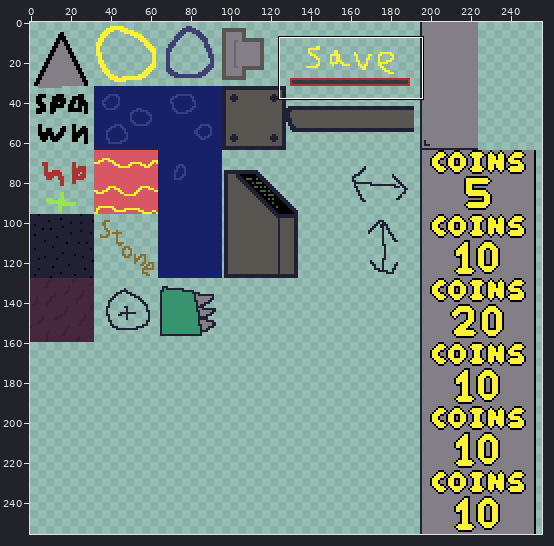
Edited in one commit: sprite sheet (web/public/assets/images/main_tiles.png). Above, an overview of the earlier version with the close-up marked.
Close-up. First the earlier version:
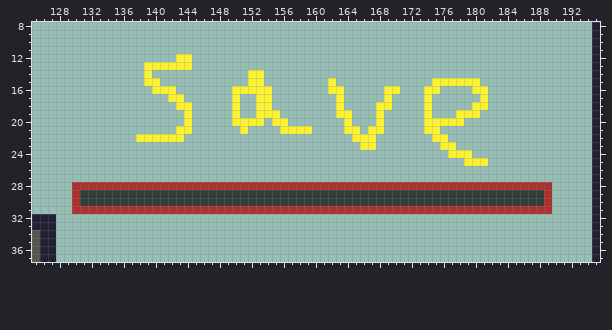
The file is 256x256 pixels. Shown: x 125..195, y 8..37.
New version:
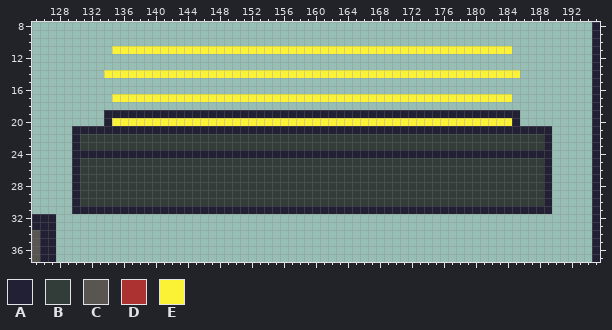
Palette (. is transparent): A #222034  B #323c39  C #595652  D #ac3232  E #fbf236
The exact change:
@@ x 125..195 @@
 10 ......................................................................A
-11 ......................................................................A
-12 ..................EE..................................................A
-13 ..............EEEEEE..................................................A
-14 ..............E............EE.........................................A
-15 ..............EE...........EE........E............EEEEEE..............A
-16 ...............EEE.......EEEEE.......EE.....EE...EE....EE.............A
-17 .................EE......E..EE........E.....E....E......E.............A
-18 ..................EE.....E..EE........E....EE....E.....EE.............A
-19 ...................E.....E..EEE.......EE...E.....E...EEE..............A
-20 ...................E.....EEEE.EE.......E...E.....EEEEE................A
-21 ..................EE......E....EEEE....EE.EE.....EE...................A
-22 .............EEEEEE.....................EEE.......EE..................A
-23 .........................................EE........EE.................A
-24 ....................................................EEE...............A
-25 ......................................................EEE.............A
-26 ......................................................................A
-27 ......................................................................A
-28 .....DDDDDDDDDDDDDDDDDDDDDDDDDDDDDDDDDDDDDDDDDDDDDDDDDDDDDDDDDDDD.....A
-29 .....DBBBBBBBBBBBBBBBBBBBBBBBBBBBBBBBBBBBBBBBBBBBBBBBBBBBBBBBBBBD.....A
-30 .....DBBBBBBBBBBBBBBBBBBBBBBBBBBBBBBBBBBBBBBBBBBBBBBBBBBBBBBBBBBD.....A
-31 .....DDDDDDDDDDDDDDDDDDDDDDDDDDDDDDDDDDDDDDDDDDDDDDDDDDDDDDDDDDDD.....A
+11 ..........EEEEEEEEEEEEEEEEEEEEEEEEEEEEEEEEEEEEEEEEEEEEEEEEEE..........A
+12 ......................................................................A
+13 ......................................................................A
+14 .........EEEEEEEEEEEEEEEEEEEEEEEEEEEEEEEEEEEEEEEEEEEEEEEEEEEE.........A
+15 ......................................................................A
+16 ......................................................................A
+17 ..........EEEEEEEEEEEEEEEEEEEEEEEEEEEEEEEEEEEEEEEEEEEEEEEEEE..........A
+18 ......................................................................A
+19 .........AAAAAAAAAAAAAAAAAAAAAAAAAAAAAAAAAAAAAAAAAAAAAAAAAAAA.........A
+20 .........AEEEEEEEEEEEEEEEEEEEEEEEEEEEEEEEEEEEEEEEEEEEEEEEEEEA.........A
+21 .....AAAAAAAAAAAAAAAAAAAAAAAAAAAAAAAAAAAAAAAAAAAAAAAAAAAAAAAAAAAA.....A
+22 .....ABBBBBBBBBBBBBBBBBBBBBBBBBBBBBBBBBBBBBBBBBBBBBBBBBBBBBBBBBBA.....A
+23 .....ABBBBBBBBBBBBBBBBBBBBBBBBBBBBBBBBBBBBBBBBBBBBBBBBBBBBBBBBBBA.....A
+24 .....AAAAAAAAAAAAAAAAAAAAAAAAAAAAAAAAAAAAAAAAAAAAAAAAAAAAAAAAAAAA.....A
+25 .....ABBBBBBBBBBBBBBBBBBBBBBBBBBBBBBBBBBBBBBBBBBBBBBBBBBBBBBBBBBA.....A
+26 .....ABBBBBBBBBBBBBBBBBBBBBBBBBBBBBBBBBBBBBBBBBBBBBBBBBBBBBBBBBBA.....A
+27 .....ABBBBBBBBBBBBBBBBBBBBBBBBBBBBBBBBBBBBBBBBBBBBBBBBBBBBBBBBBBA.....A
+28 .....ABBBBBBBBBBBBBBBBBBBBBBBBBBBBBBBBBBBBBBBBBBBBBBBBBBBBBBBBBBA.....A
+29 .....ABBBBBBBBBBBBBBBBBBBBBBBBBBBBBBBBBBBBBBBBBBBBBBBBBBBBBBBBBBA.....A
+30 .....ABBBBBBBBBBBBBBBBBBBBBBBBBBBBBBBBBBBBBBBBBBBBBBBBBBBBBBBBBBA.....A
+31 .....AAAAAAAAAAAAAAAAAAAAAAAAAAAAAAAAAAAAAAAAAAAAAAAAAAAAAAAAAAAA.....A
 32 AAA...................................................................A
Pixel boxes of the changes (left, top, right, bottom) in both close-ups:
changed: (72, 46, 552, 214)
